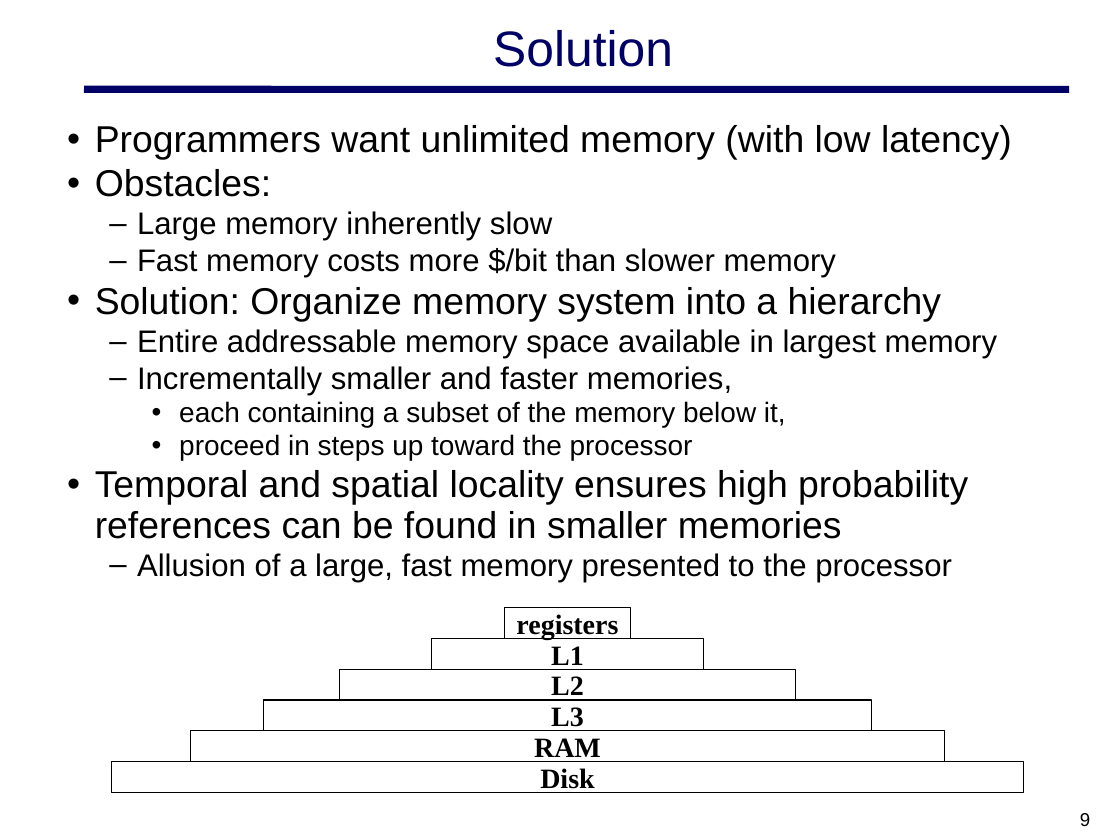
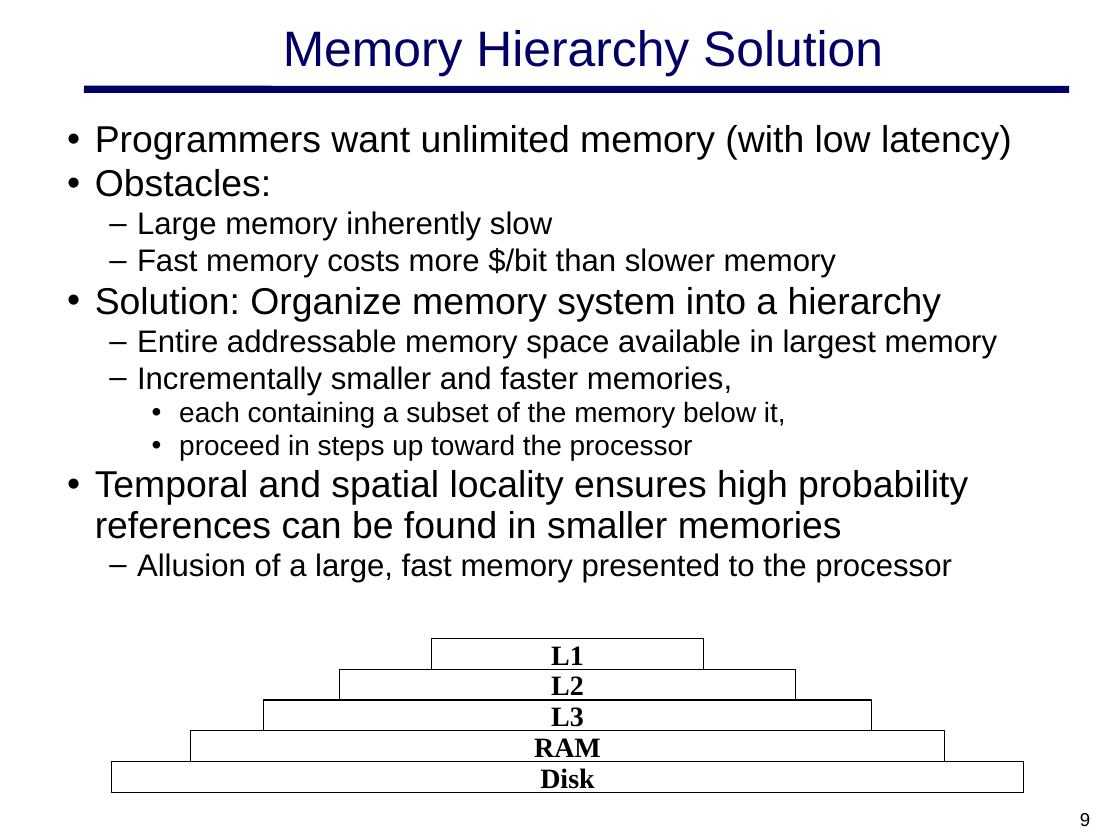
Before and after one commit to MHayden18/Architecture, a slide deck: slide 9 of Powerpoints/CSCE 692 02 Cache-Chap2-B.pptx. Drawn at 1120x840 pixels with LibreOffice and Linux fonts; fonts in the diff are those of the drawing; background and template pictures are left out. Boxes give left, top, right and bottom in pixels: in the first picture for what was removed or moved away, otherwise in the second. Text is boxed around its words. In the diff, an @@ line names an element or a change of style, - is before the commit and + after.

```diff
--- a/Powerpoints/CSCE 692 02 Cache-Chap2-B.pptx
+++ b/Powerpoints/CSCE 692 02 Cache-Chap2-B.pptx
@@ title at (283, 30, 883, 77): text changed @@
-Solution
+Memory Hierarchy Solution
@@ rectangle removed at (505, 608, 631, 640) @@
-registers
```
Also in this commit, not shown: 8 other slides changed, 4 slides added, 2 slides removed, 1 other file.
